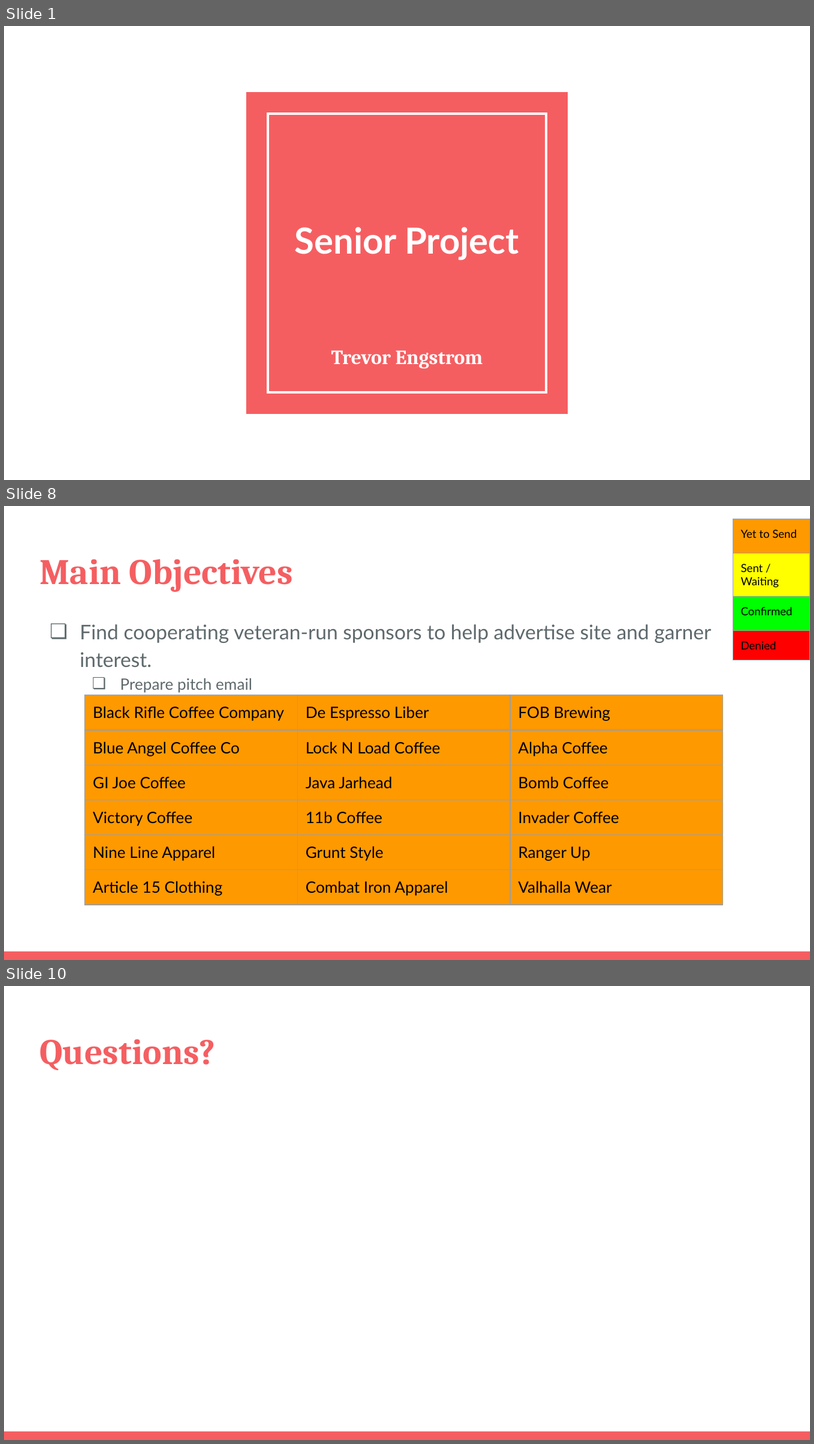
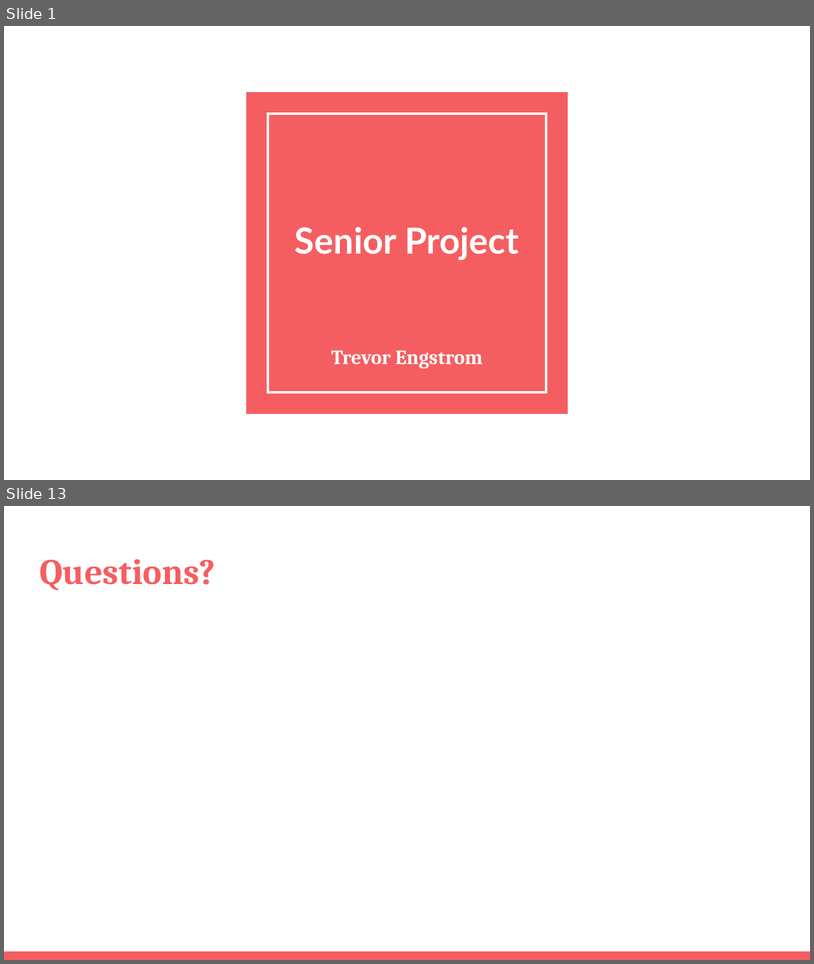
Before and after one commit to trevorengstrom/SeniorProject, a slide deck: Senior Project.pptx. Shown one above the other, each under a label of ours: slides 1, 8 and 10 before the commit, slides 1 and 13 after it; the slides between them are not shown. The pictures are 814x1444 and 814x964 pixels, drawn with LibreOffice and Linux fonts; fonts in the diff are those of the drawing. Boxes give left, top, right and bottom in pixels: in the first picture for what was removed or moved away, otherwise in the second. Text is boxed around its words. In the diff, an @@ line names an element or a change of style, - is before the commit and + after.

```diff
--- a/Senior Project.pptx
+++ b/Senior Project.pptx
@@ slide 8 removed at bbox=[4, 506, 810, 960], background #FFFFFF; not listed: 1 template element that a slide beside it also shows @@
@@ table removed at bbox=[733, 519, 810, 783], 4 rows, 1 columns @@
-Yet to Send
-Sent / Waiting
-Confirmed
-Denied
@@ title removed at bbox=[39, 559, 293, 592] @@
-Main Objectives
@@ text removed at bbox=[80, 624, 711, 693] @@
-❏ Find cooperating veteran-run sponsors to help advertise site and garner interest.
-  ❏ Prepare pitch email
@@ table removed at bbox=[84, 694, 723, 959], 6 rows, 3 columns @@
-Black Rifle Coffee Company | De Espresso Liber | FOB Brewing
-Blue Angel Coffee Co | Lock N Load Coffee | Alpha Coffee
-GI Joe Coffee | Java Jarhead | Bomb Coffee
-Victory Coffee | 11b Coffee | Invader Coffee
-Nine Line Apparel | Grunt Style | Ranger Up
-Article 15 Clothing | Combat Iron Apparel | Valhalla Wear
@@ what was slide 10 is now slide 13 @@
```
Also in this commit, not shown: 11 slides added, 7 other slides removed.
